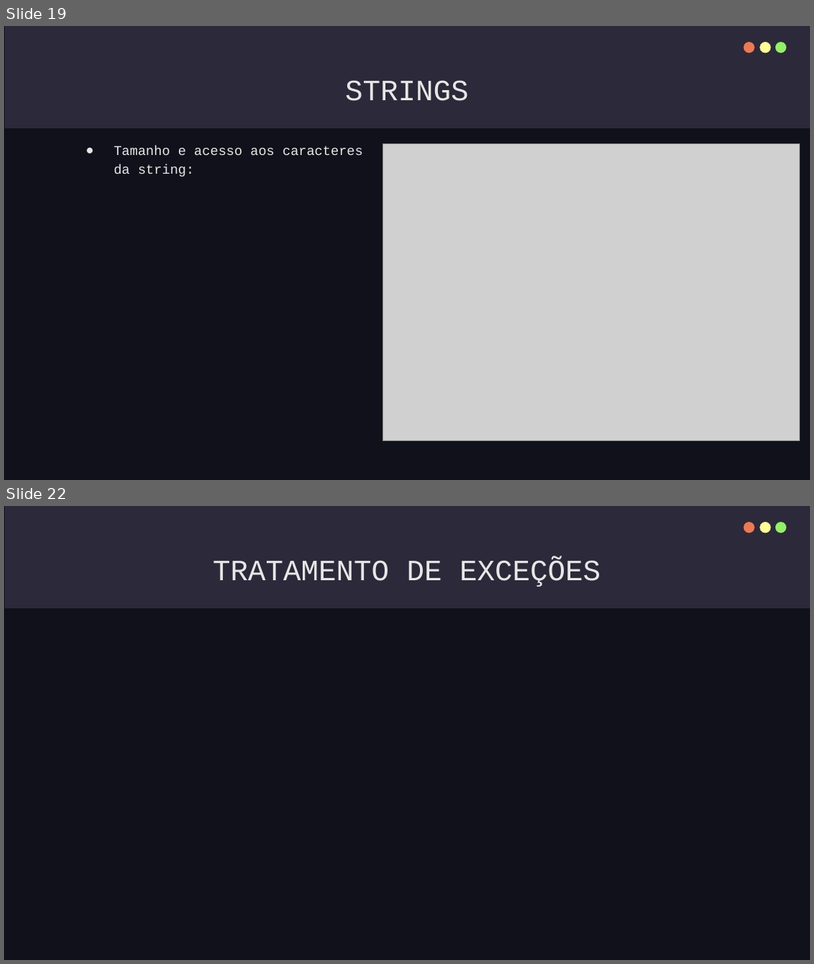
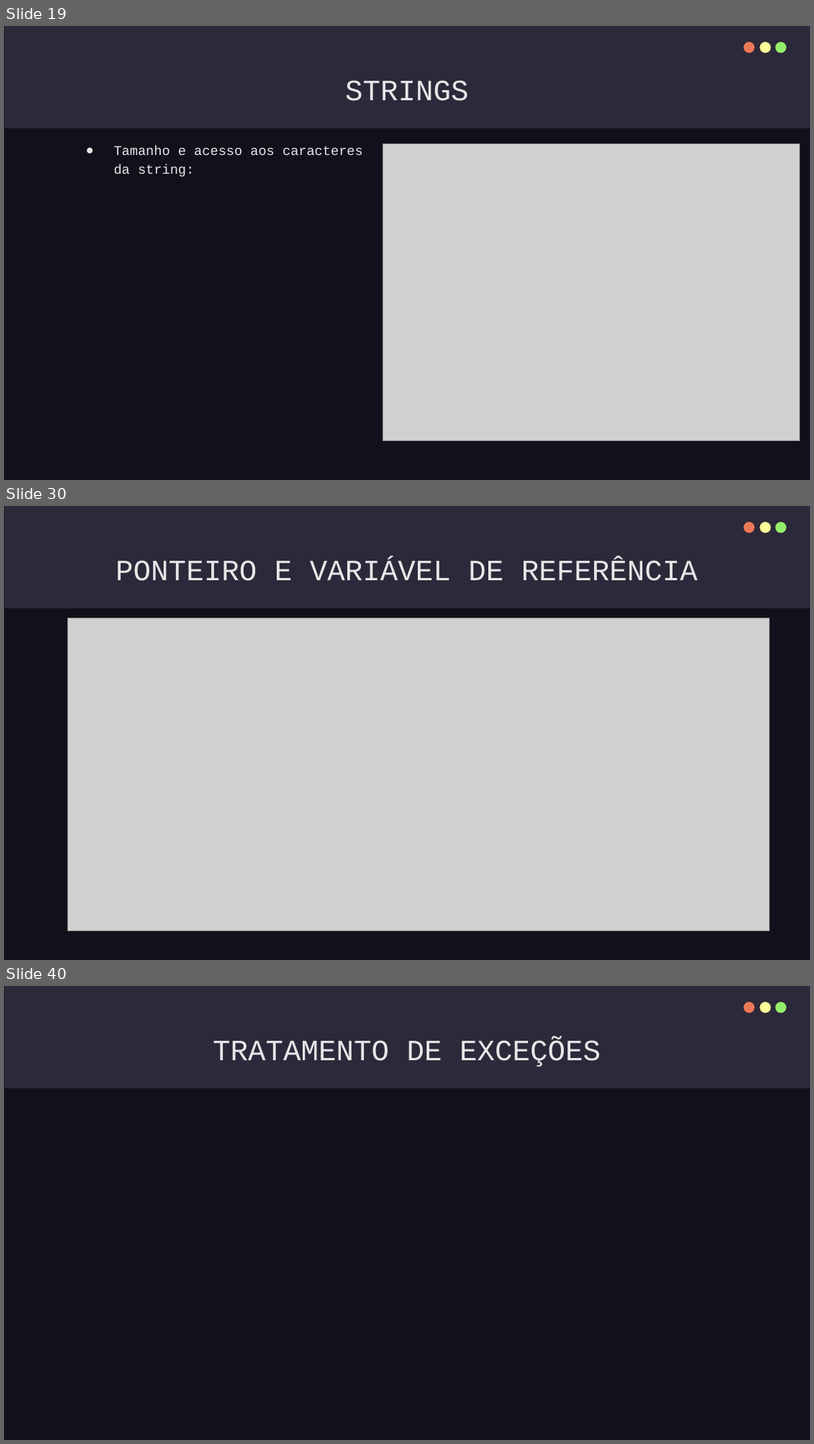
Before and after one commit to IgorTorquatto/Prolog, a slide deck: C++.pptx. Shown one above the other, each under a label of ours: slides 19 and 22 before the commit, slides 19, 30 and 40 after it; the slides between them are not shown. The pictures are 814x964 and 814x1444 pixels, drawn with LibreOffice and Linux fonts; fonts in the diff are those of the drawing; grey boxes stand for pictures. Boxes give left, top, right and bottom in pixels: in the first picture for what was removed or moved away, otherwise in the second. Text is boxed around its words. In the diff, an @@ line names an element or a change of style, - is before the commit and + after.

```diff
--- a/C++.pptx
+++ b/C++.pptx
@@ slide 30 added at [4,506,810,960], background #10111A; not listed: 4 template elements that a slide beside it also shows @@
@@ title added at [116,560,698,581], 35 pt, text #E7E7E7 @@
+PONTEIRO E VARIÁVEL DE REFERÊNCIA
@@ picture added at [67,618,770,931] @@
@@ what was slide 22 is now slide 40 @@
```
Also in this commit, not shown: 1 slide changed, 18 other slides added, 1 slide removed.
